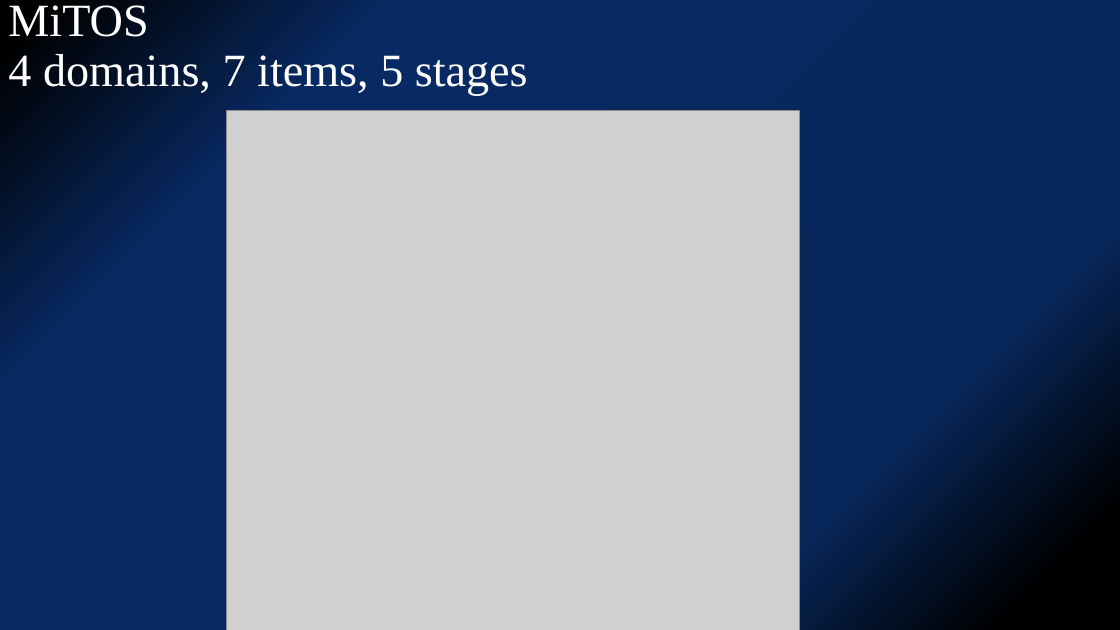
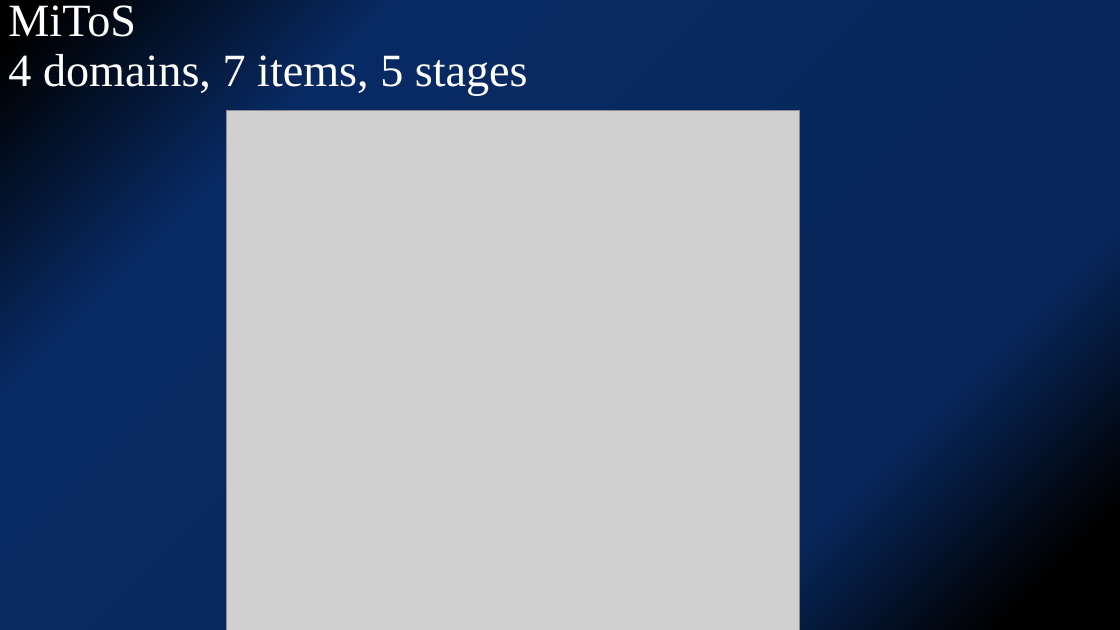
Before and after one commit to kjfdf/lecture, a slide deck: slide 6 of SNUH 심포지엄-유일한.pptx. Drawn at 1120x630 pixels with LibreOffice and Linux fonts; fonts in the diff are those of the drawing; grey boxes stand for pictures. Boxes give left, top, right and bottom in pixels: in the first picture for what was removed or moved away, otherwise in the second. Text is boxed around its words. In the diff, an @@ line names an element or a change of style, - is before the commit and + after.

```diff
--- a/SNUH 심포지엄-유일한.pptx
+++ b/SNUH 심포지엄-유일한.pptx
@@ title at (x1=8, y1=5, x2=528, y2=95): text changed @@
-MiTOS
-4 domains, 7 items, 5 stages
+MiToS
+4 domains, 7 items, 5 stages
```
Also in this commit, not shown: 2 other slides changed, 1 slide added.
